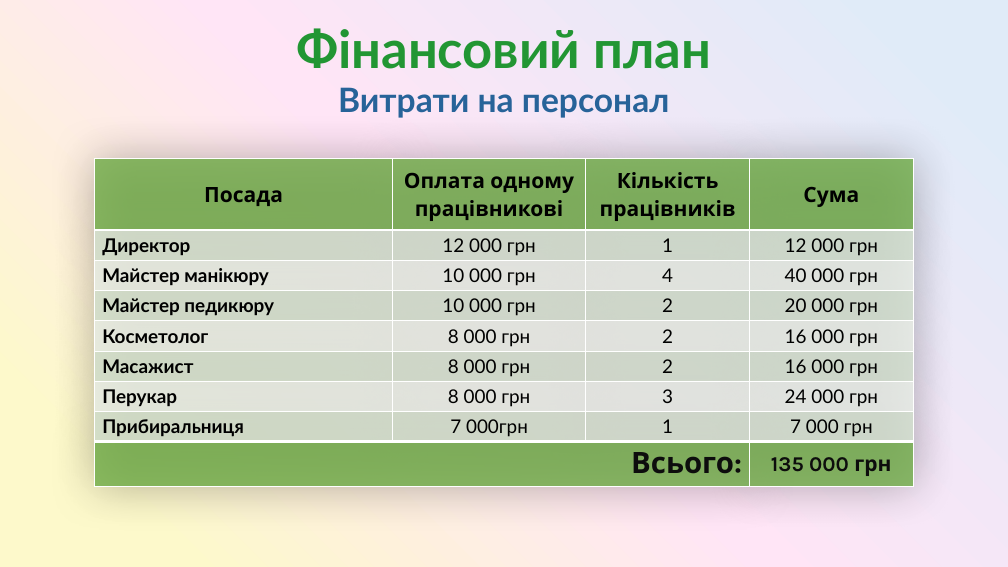
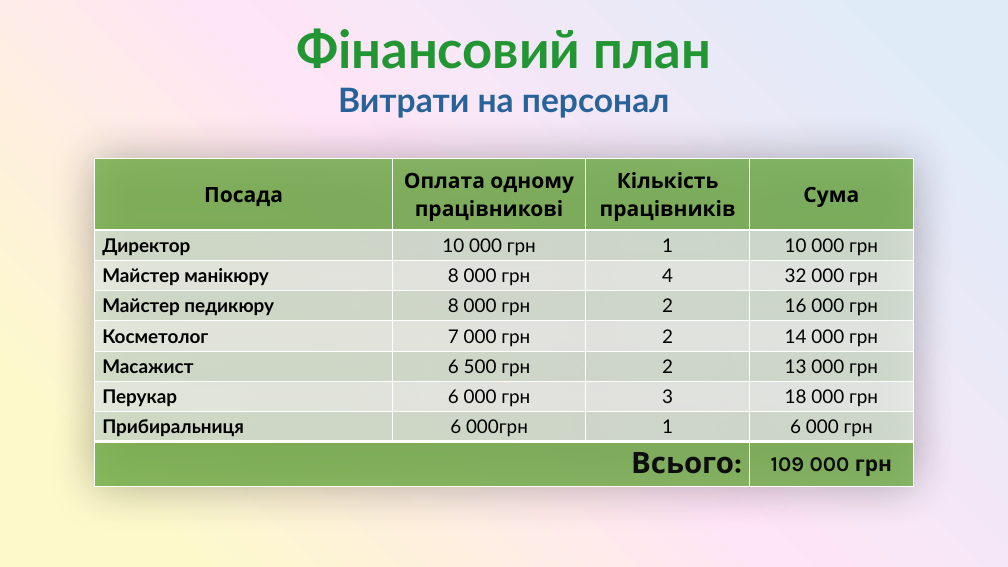
Before and after one commit to SashaGaran/Katya_diplomna, a slide deck: slide 10 of diplomna.pptx (slide 8 before the commit). Drawn at 1008x567 pixels with LibreOffice and Linux fonts; fonts in the diff are those of the drawing. Boxes give left, top, right and bottom in pixels: in the first picture for what was removed or moved away, otherwise in the second. Text is boxed around its words. In the diff, an @@ line names an element or a change of style, - is before the commit and + after.

```diff
--- a/diplomna.pptx
+++ b/diplomna.pptx
@@ table at [95,159,914,487] @@
-row 2, column 2: 12 000 грн
+row 2, column 2: 10 000 грн
-row 2, column 4: 12 000 грн
+row 2, column 4: 10 000 грн
-row 3, column 2: 10 000 грн
+row 3, column 2: 8 000 грн
-row 3, column 4: 40 000 грн
+row 3, column 4: 32 000 грн
-row 4, column 2: 10 000 грн
+row 4, column 2: 8 000 грн
-row 4, column 4: 20 000 грн
+row 4, column 4: 16 000 грн
-row 5, column 2: 8 000 грн
+row 5, column 2: 7 000 грн
-row 5, column 4: 16 000 грн
+row 5, column 4: 14 000 грн
-row 6, column 2: 8 000 грн
+row 6, column 2: 6 500 грн
-row 6, column 4: 16 000 грн
+row 6, column 4: 13 000 грн
-row 7, column 2: 8 000 грн
+row 7, column 2: 6 000 грн
-row 7, column 4: 24 000 грн
+row 7, column 4: 18 000 грн
-row 8, column 2: 7 000грн
+row 8, column 2: 6 000грн
-row 8, column 4: 7 000 грн
+row 8, column 4: 6 000 грн
-row 9, column 4: 135 000 грн
+row 9, column 4: 109 000 грн
```
Also in this commit, not shown: 5 other slides changed, 1 slide added.
